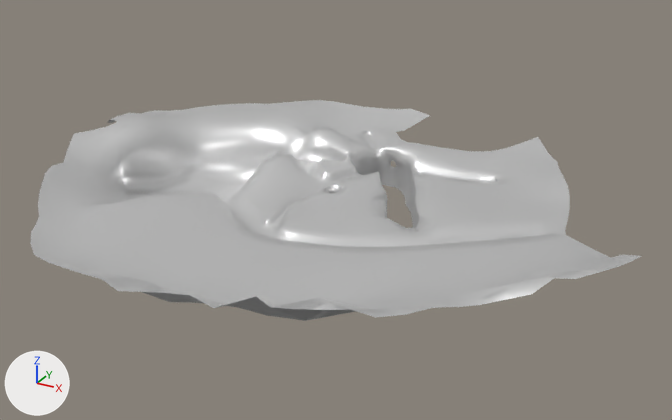
Renders of the FBX model HiddenHarmony/Assets/Models/Hub/Terrain/world1.fbx from each side of a commit.
Both versions are drawn from a camera (50 mm lens) standing at (369.0, -951.0, 309.0) and looking at (-11.0, -260.0, -36.0). Arrows for +X, +Y and +Z are at lower left; the lights stay in place. Vertices at the same position are counted once.

Script lines for the objects in view, before the commit:
```python
mat_material_001 = principled_material('Material.001')
mat_material_001.base_color = (0.8, 0.8, 0.8)  # white #e7e7e7
mat_material_001.metallic = 0.764
mat_material_001.roughness = 0.4
me_cube_001 = bpy.data.meshes.new('Cube.001')
me_cube_001.from_pydata(...)  # 1683 vertices, 1733 faces; spans x -336.0..234.0, y -408.0..108.0, z -43.0..33.0
me_cube_001.materials.append(mat_material_001)  # its picture is missing
ob_cube = bpy.data.objects.new('Cube', me_cube_001)
ob_cube.location = (33.0, -111.2, -25.0)
```
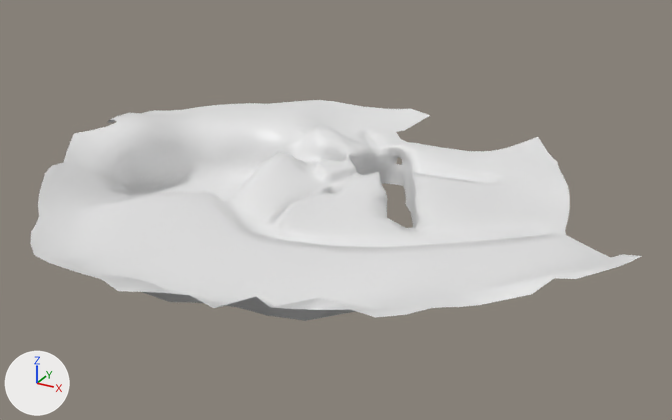
Boxes (x1, y1, x2, y2) around the edits, measured in the pictures (672 x 420 px; the box of a moved part takes in the faces that stretch with it):
'Cube', surface changed, reshaped, recoloured
    both: (30, 100, 641, 321)
part 1 of me_cube_001, moved or reshaped
    before: (371, 142, 419, 203)
    after: (371, 142, 419, 201)
part 2 of me_cube_001, recoloured
    both: (219, 131, 566, 247)
part 3 of me_cube_001, recoloured
    both: (323, 185, 343, 193)

The change, as a list of edits to the scene's bpy script:
```text
Change mat_material_001:
    mat_material_001.metallic: 0.764 -> 0.0
Add mat_material_002:
    mat_material_002 = principled_material('Material.002')
    mat_material_002.base_color = (0.8, 0.8, 0.8)  # white #e7e7e7
    mat_material_002.roughness = 0.4
Add mat_material_003:
    mat_material_003 = principled_material('Material.003')
    mat_material_003.base_color = (0.8, 0.8, 0.8)  # white #e7e7e7
    mat_material_003.roughness = 0.4
Change me_cube_001:
    where me_cube_001.from_pydata(...)  # 1683 vertices, 1733 faces; spans x -336.0..234.0, y -408.0..108.0, z -43.0..33.0
    used by ob_cube; location = (33.0, -111.2, -25.0)
    me_cube_001 part 1: 80 of 1683 vertices moved; they spanned x -72.0..-26.0, y -30.0..8.0, z -42.0..4.0 and now span x -71.0..-26.0, y -30.0..9.0, z -42.0..4.0; mean shift (3.0, 4.0, 1.0); largest move (-56.0, -6.0, -41.0) -> (-50.0, 2.0, -41.0)
    me_cube_001 part 2: 485 of the faces centred in x -159.0..152.0, y -229.0..34.0, z -40.0..-1.0 switch from mat_material_001 (its picture is missing) to mat_material_002 (white #e7e7e7)
    me_cube_001 part 3: 65 of the faces centred in x -82.0..-56.0, y -123.0..-62.0, z -40.0..-13.0 switch from mat_material_001 (its picture is missing) to mat_material_003 (white #e7e7e7)
```
